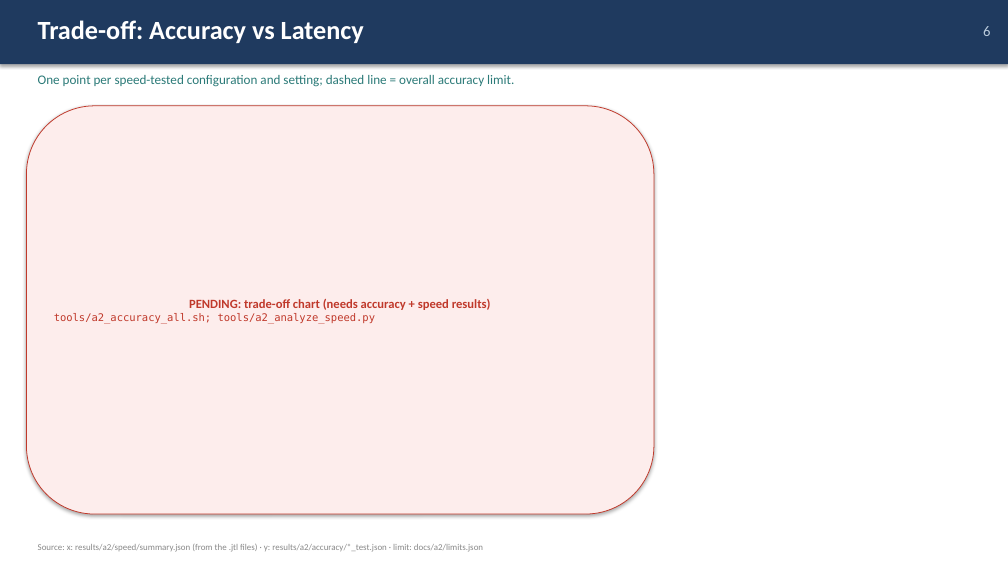
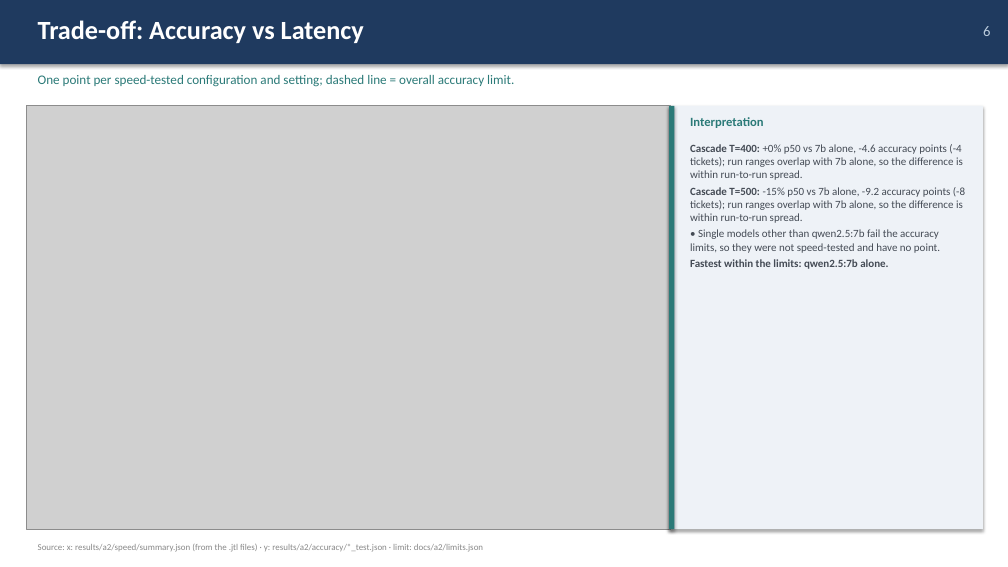
Before and after one commit to AlvinKoh1/ICT3113-Assignment2, a slide deck: slide 6 of deck/Group09_A2.pptx. Drawn at 1008x567 pixels with LibreOffice and Linux fonts; fonts in the diff are those of the drawing; grey boxes stand for pictures. Boxes give left, top, right and bottom in pixels: in the first picture for what was removed or moved away, otherwise in the second. Text is boxed around its words. In the diff, an @@ line names an element or a change of style, - is before the commit and + after.

```diff
--- a/deck/Group09_A2.pptx
+++ b/deck/Group09_A2.pptx
@@ rounded rectangle removed at [26,106,654,514] @@
-PENDING: trade-off chart (needs accuracy + speed results)
-tools/a2_accuracy_all.sh; tools/a2_analyze_speed.py
@@ picture added at [26,106,670,529] @@
@@ rectangle added at [669,106,983,529], fill #EEF2F7 @@
@@ rectangle added at [669,106,675,529], fill #2B7A78 @@
@@ text added at [690,117,764,128], 12 pt, text #2B7A78, bold @@
+Interpretation
@@ text added at [690,144,965,269], 10.5 pt, text #444B55 @@
+Cascade T=400: +0% p50 vs 7b alone, -4.6 accuracy points (-4 tickets); run ranges overlap with 7b alone, so the difference is within run-to-run spread.
+Cascade T=500: -15% p50 vs 7b alone, -9.2 accuracy points (-8 tickets); run ranges overlap with 7b alone, so the difference is within run-to-run spread.
+• Single models other than qwen2.5:7b fail the accuracy limits, so they were not speed-tested and have no point.
+Fastest within the limits: qwen2.5:7b alone.
```
Also in this commit, not shown: 7 other slides changed, 9 other files.
